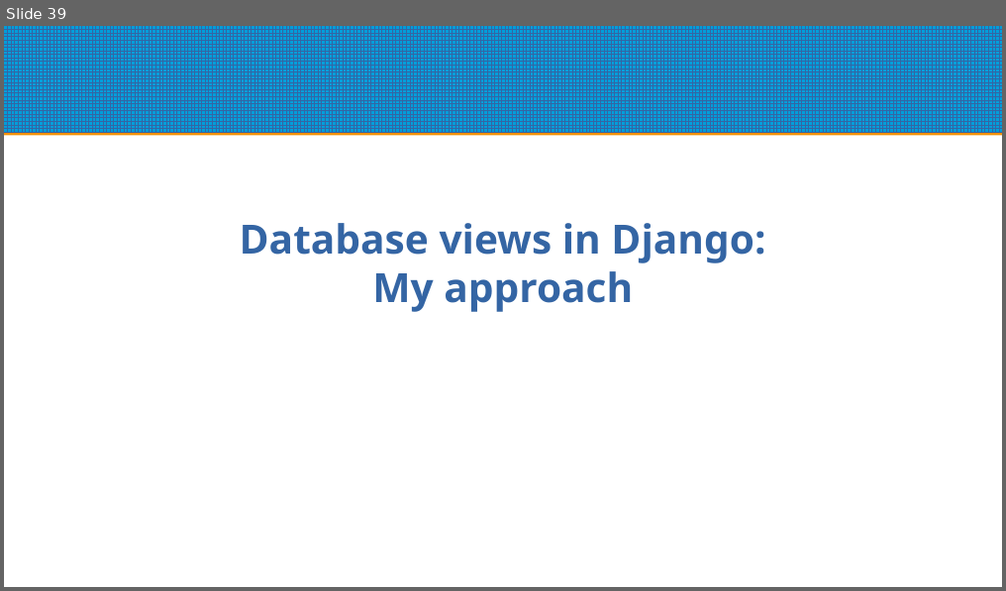
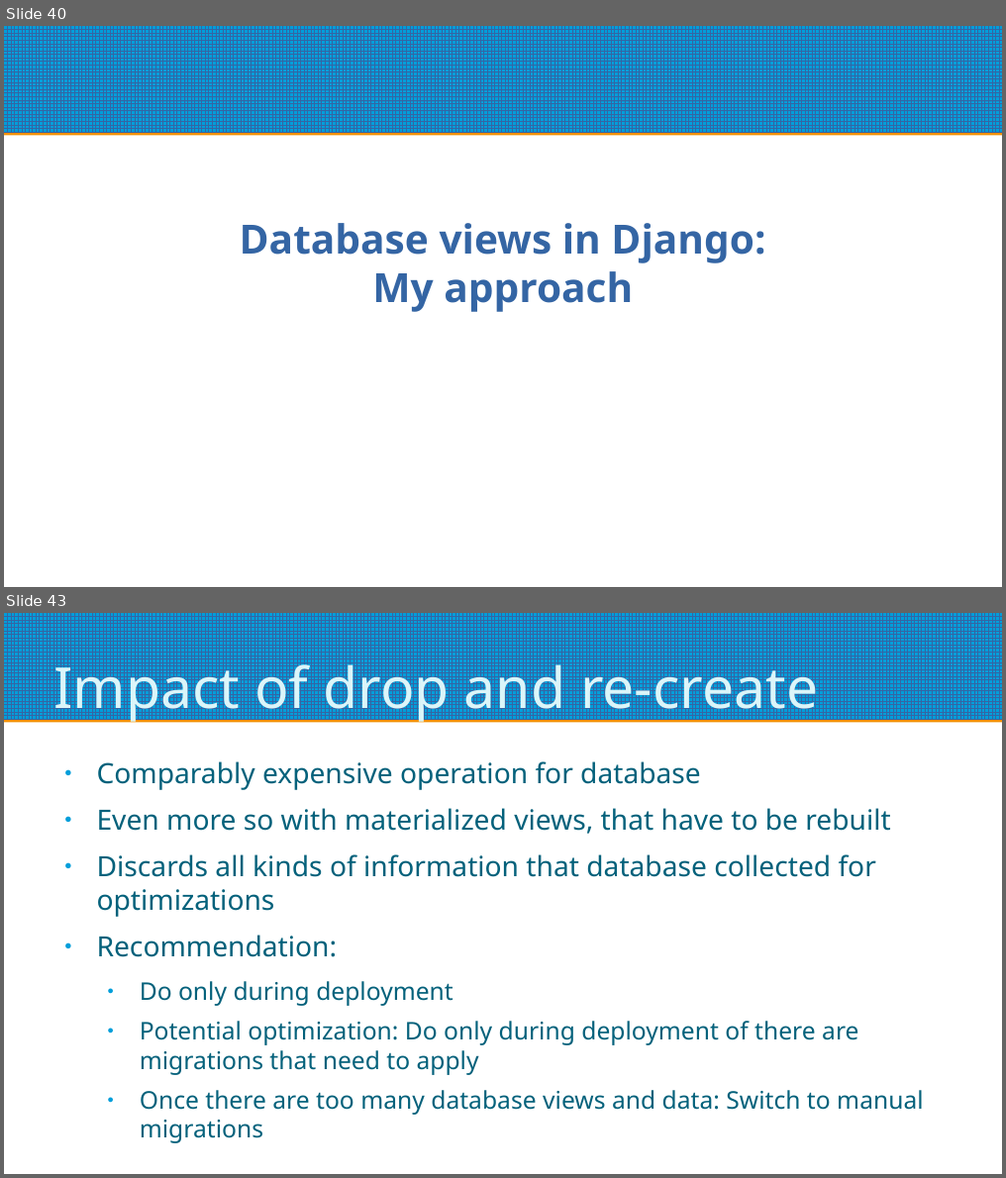
Before and after one commit to roskakori/django-reporting-with-raw-sql, a slide deck: Django reporting with raw SQL.odp. Shown one above the other, each under a label of ours: slide 39 before the commit, slides 40 and 43 after it; the slides between them are not shown. The pictures are 1006x591 and 1006x1178 pixels, drawn with LibreOffice and Linux fonts; fonts in the diff are those of the drawing. Boxes give left, top, right and bottom in pixels: in the first picture for what was removed or moved away, otherwise in the second. Text is boxed around its words. In the diff, an @@ line names an element or a change of style, - is before the commit and + after.

Commit message:
#1 Fix database views and add example for round trip engineering

```diff
--- a/Django reporting with raw SQL.odp
+++ b/Django reporting with raw SQL.odp
@@ slide 43 added at [4, 613, 1002, 1174], background #FFFFFF; not listed: 1 template element that a slide beside it also shows @@
@@ title added at [54, 655, 818, 723], 45 pt, text #DBF5F9 @@
+Impact of drop and re-create
@@ text added at [97, 761, 924, 1115], 22.2 pt, text #04617B @@
+● Comparably expensive operation for database
+● Even more so with materialized views, that have to be rebuilt
+● Discards all kinds of information that database collected for optimizations
+● Recommendation:
+  ● Do only during deployment
+  ● Potential optimization: Do only during deployment of there are migrations that need to apply
+  ● Once there are too many database views and data: Switch to manual migrations
@@ what was slide 39 is now slide 40 @@
```
Also in this commit, not shown: 7 slides changed, 28 other slides added, 18 slides removed, 9 other files.
